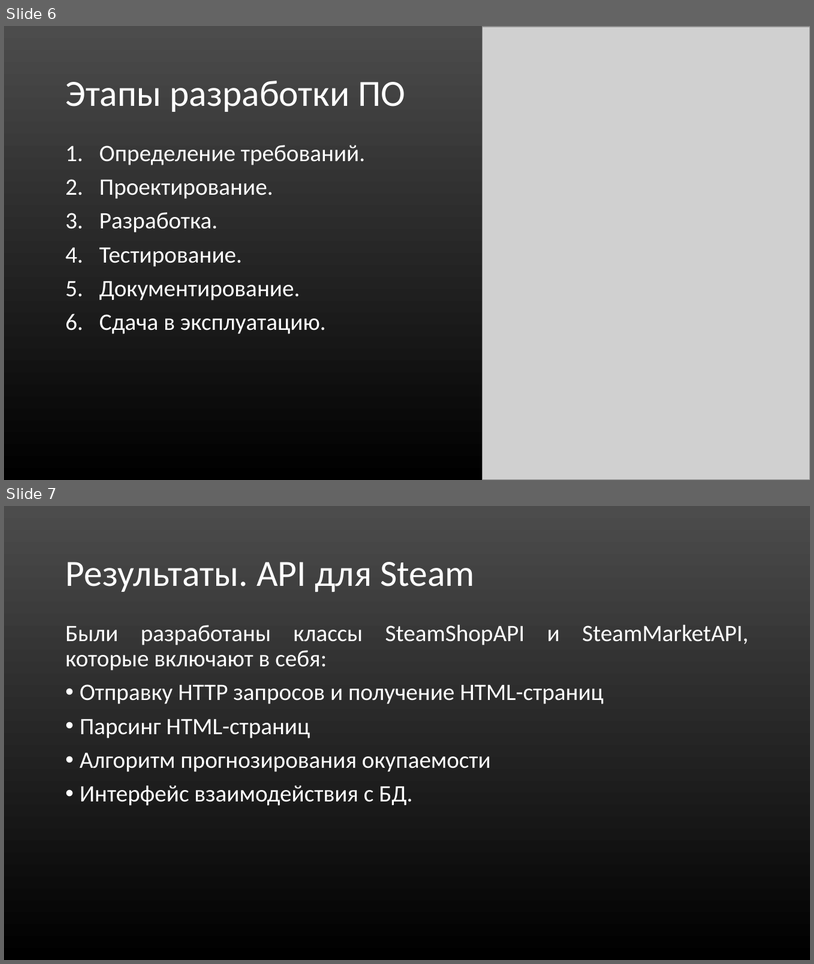
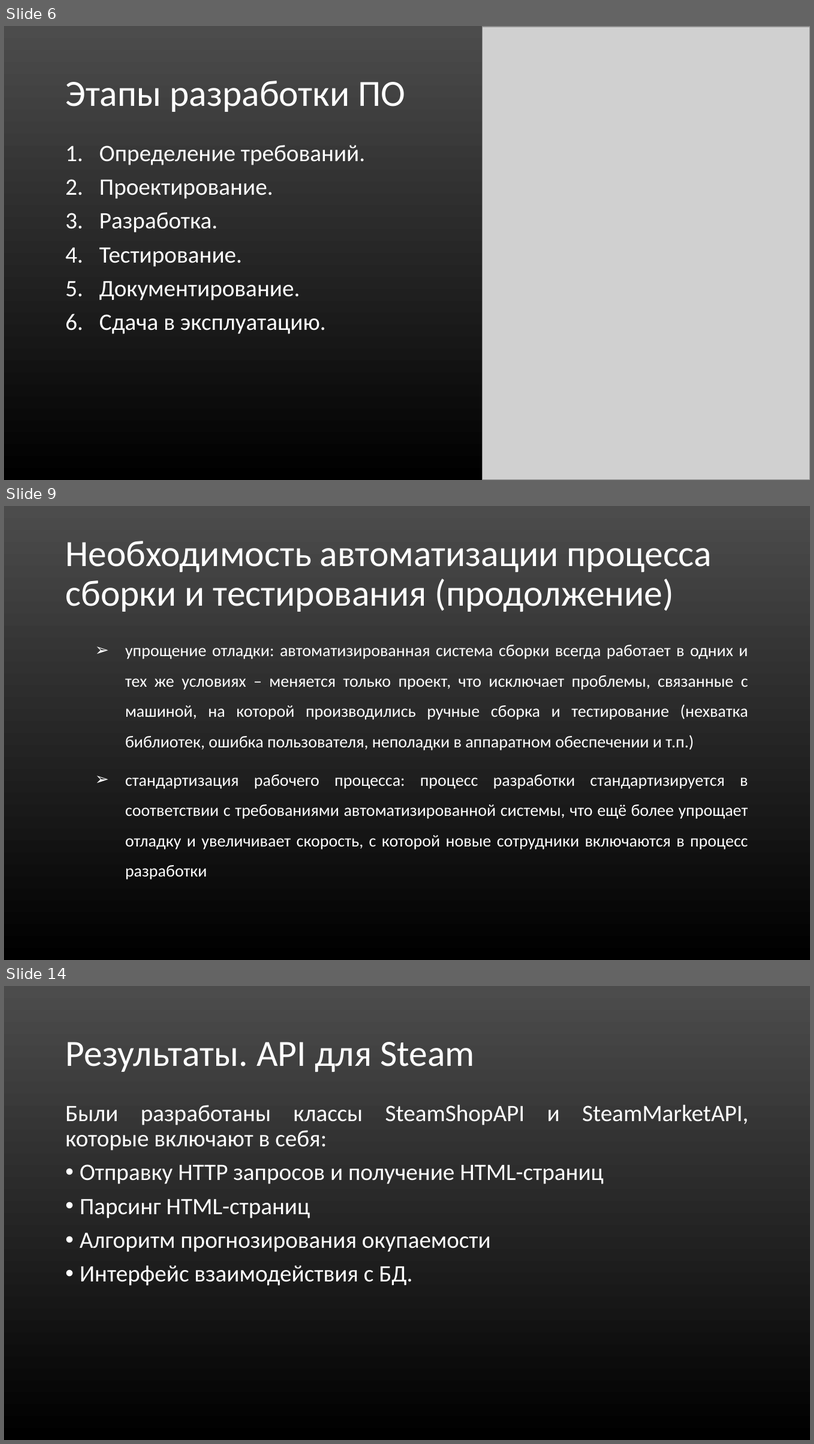
Before and after one commit to Mr-Dm1try/SteamCardsFarmer, a slide deck: Презентация_Помойки.ppt. Shown one above the other, each under a label of ours: slides 6 and 7 before the commit, slides 6, 9 and 14 after it; the slides between them are not shown. The pictures are 814x964 and 814x1444 pixels, drawn with LibreOffice and Linux fonts; fonts in the diff are those of the drawing; grey boxes stand for pictures. Boxes give left, top, right and bottom in pixels: in the first picture for what was removed or moved away, otherwise in the second. Text is boxed around its words. In the diff, an @@ line names an element or a change of style, - is before the commit and + after.

```diff
--- a/Презентация_Помойки.ppt
+++ b/Презентация_Помойки.ppt
@@ slide 9 added at (4,506,810,960), background gradient #4C4C4C to #000000 @@
@@ title added at (65,541,712,612), 44 pt, text #FFFFFF @@
+Необходимость автоматизации процесса сборки и тестирования (продолжение)
@@ text added at (125,645,749,879), 20 pt, text #FFFFFF @@
+➢ упрощение отладки: автоматизированная система сборки всегда работает в одних и тех же условиях – меняется только проект, что исключает проблемы, связанные с машиной, на которой производились ручные сборка и тестирование (нехватка библиотек, ошибка пользователя, неполадки в аппаратном обеспечении и т.п.)
+➢ стандартизация рабочего процесса: процесс разработки стандартизируется в соответствии с требованиями автоматизированной системы, что ещё более упрощает отладку и увеличивает скорость, с которой новые сотрудники включаются в процесс разработки
@@ what was slide 7 is now slide 14 @@
```
Also in this commit, not shown: 6 other slides added.
